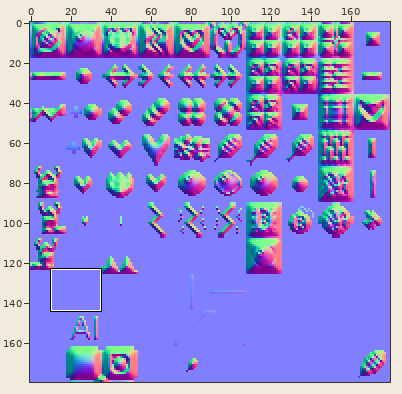
A sprite sheet gets an edit: public/assets/main-tileset/breakout-extruded_n.png. Above: a wide view before the commit, with the close-up outlined.
Close-up. Before the commit:
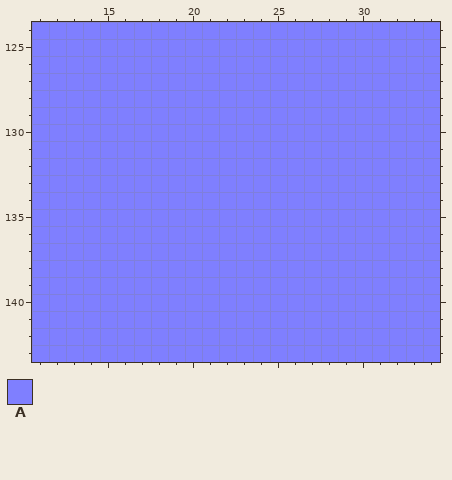
The file is 180x180 pixels. Shown: x 11..34, y 124..143. The commit also changed other parts of the picture, which this record leaves out.
Palette (. is transparent): A #7f7fff
Pixels before, first column x 11:
124 AAAAAAAAAAAAAAAAAAAAAAAA
125 AAAAAAAAAAAAAAAAAAAAAAAA
126 AAAAAAAAAAAAAAAAAAAAAAAA
127 AAAAAAAAAAAAAAAAAAAAAAAA
128 AAAAAAAAAAAAAAAAAAAAAAAA
129 AAAAAAAAAAAAAAAAAAAAAAAA
130 AAAAAAAAAAAAAAAAAAAAAAAA
131 AAAAAAAAAAAAAAAAAAAAAAAA
132 AAAAAAAAAAAAAAAAAAAAAAAA
133 AAAAAAAAAAAAAAAAAAAAAAAA
134 AAAAAAAAAAAAAAAAAAAAAAAA
135 AAAAAAAAAAAAAAAAAAAAAAAA
136 AAAAAAAAAAAAAAAAAAAAAAAA
137 AAAAAAAAAAAAAAAAAAAAAAAA
138 AAAAAAAAAAAAAAAAAAAAAAAA
139 AAAAAAAAAAAAAAAAAAAAAAAA
140 AAAAAAAAAAAAAAAAAAAAAAAA
141 AAAAAAAAAAAAAAAAAAAAAAAA
142 AAAAAAAAAAAAAAAAAAAAAAAA
143 AAAAAAAAAAAAAAAAAAAAAAAA
After the commit:
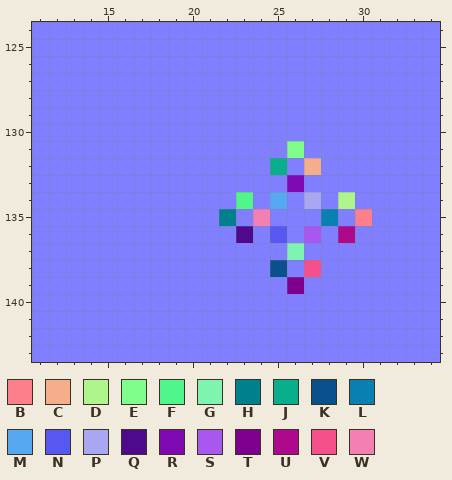
Colours new in this view: B #fe7f8c  C #f5ae8c  D #aef58c  E #7ffe8c  F #50f58c  G #7ff4b1  H #007f8c  J #09ae8c  K #09508c  L #0a7fb2  M #56a8f1  N #5658f1  P #a7a8f1  Q #4f098c  R #7f0ab2  S #a858f1  T #7f008c  U #ae098c  V #f5508c  W #f47fb2
Edits made:
y 131: x 26 A -> E
y 132: x 25 A -> J; x 27 A -> C
y 133: x 26 A -> R
y 134: x 23 A -> F; x 25 A -> M; x 27 A -> P; x 29 A -> D
y 135: x 22 A -> H; x 24 A -> W; x 28 A -> L; x 30 A -> B
y 136: x 23 A -> Q; x 25 A -> N; x 27 A -> S; x 29 A -> U
y 137: x 26 A -> G
y 138: x 25 A -> K; x 27 A -> V
y 139: x 26 A -> T
Pixel boxes of the changes (left, top, right, bottom) in both close-ups:
changed: (219, 141, 372, 294)
